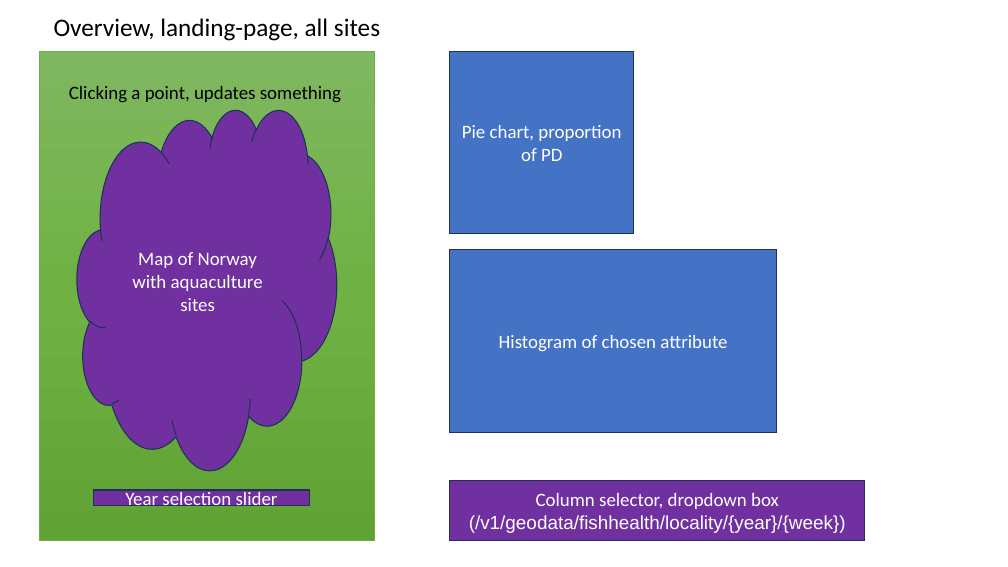
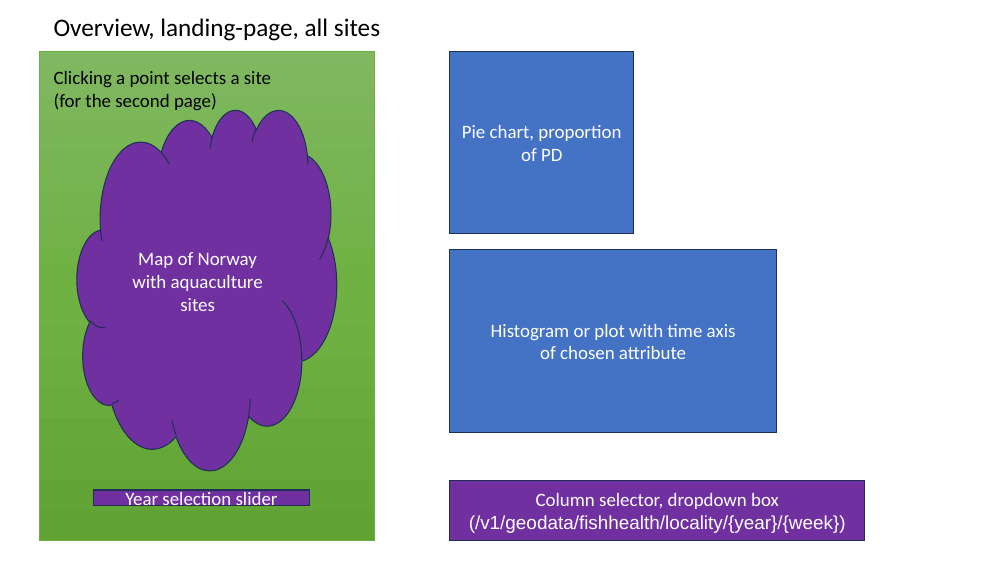
Before and after one commit to olegro99/IND320-OLEGRO99, a slide deck: slide 1 of Project work/Project work, part 4.pptx. Drawn at 1008x567 pixels with LibreOffice and Linux fonts; fonts in the diff are those of the drawing. Boxes give left, top, right and bottom in pixels: in the first picture for what was removed or moved away, otherwise in the second. Text is boxed around its words. In the diff, an @@ line names an element or a change of style, - is before the commit and + after.

```diff
--- a/Project work/Project work, part 4.pptx
+++ b/Project work/Project work, part 4.pptx
@@ text at (x1=54, y1=71, x2=271, y2=110): text changed @@
-Clicking a point, updates something
+Clicking a point selects a site
+(for the second page)
@@ text in rectangle at (x1=491, y1=324, x2=736, y2=359): text changed @@
-Histogram of chosen attribute
+Histogram or plot with time axis
+of chosen attribute
```
Also in this commit, not shown: 1 other slide changed, 2 other files.
